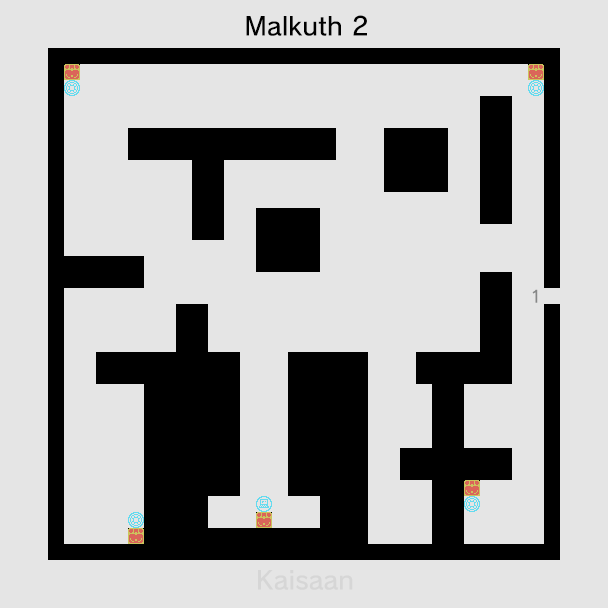
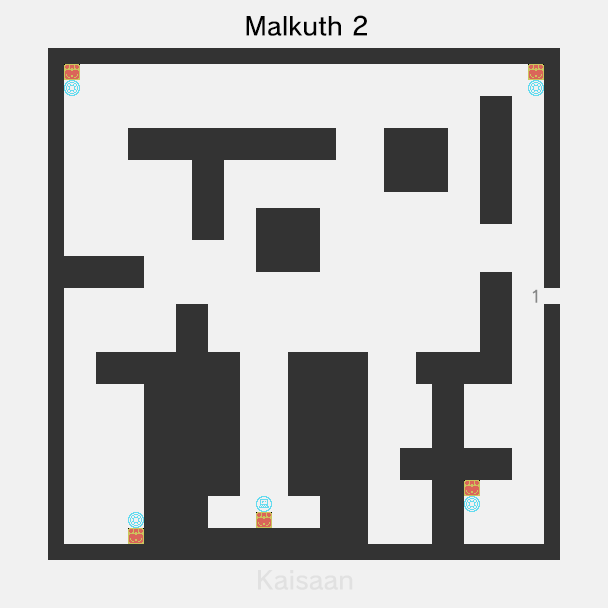
Layers edited between the first and the second (608, 608) image:
painted on "Layer 16" over (x1=48, y1=48, x2=560, y2=560)
painted on "Layer 1" over (x1=0, y1=0, x2=608, y2=608)
